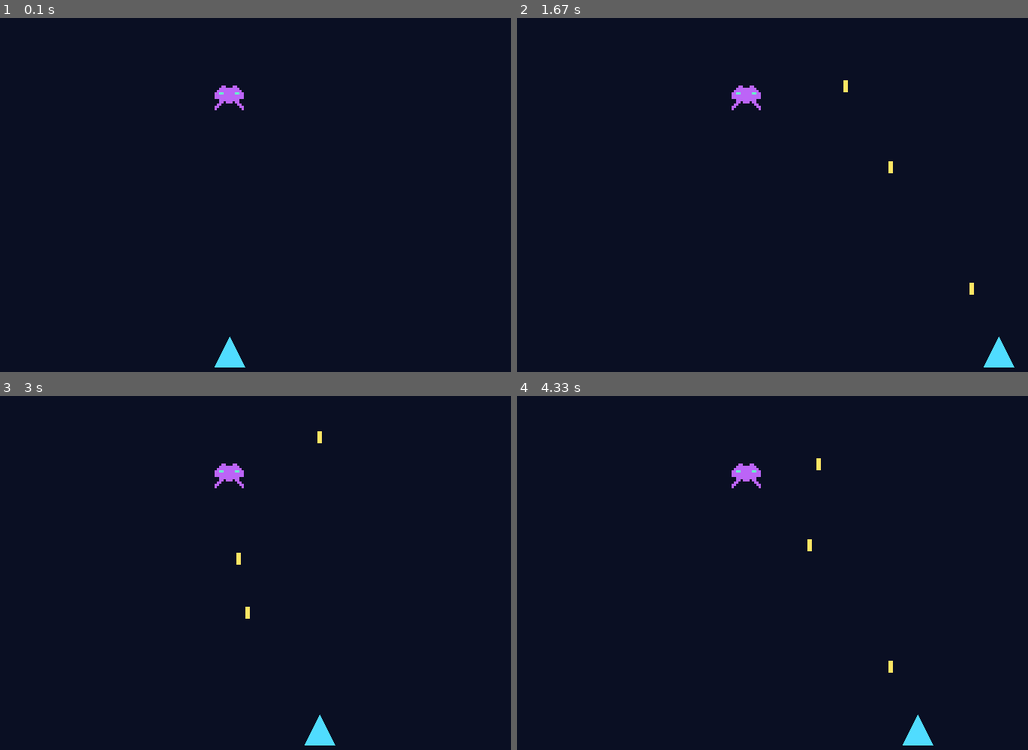
Above: before the commit, frames 1-4 (two rows, left to right).
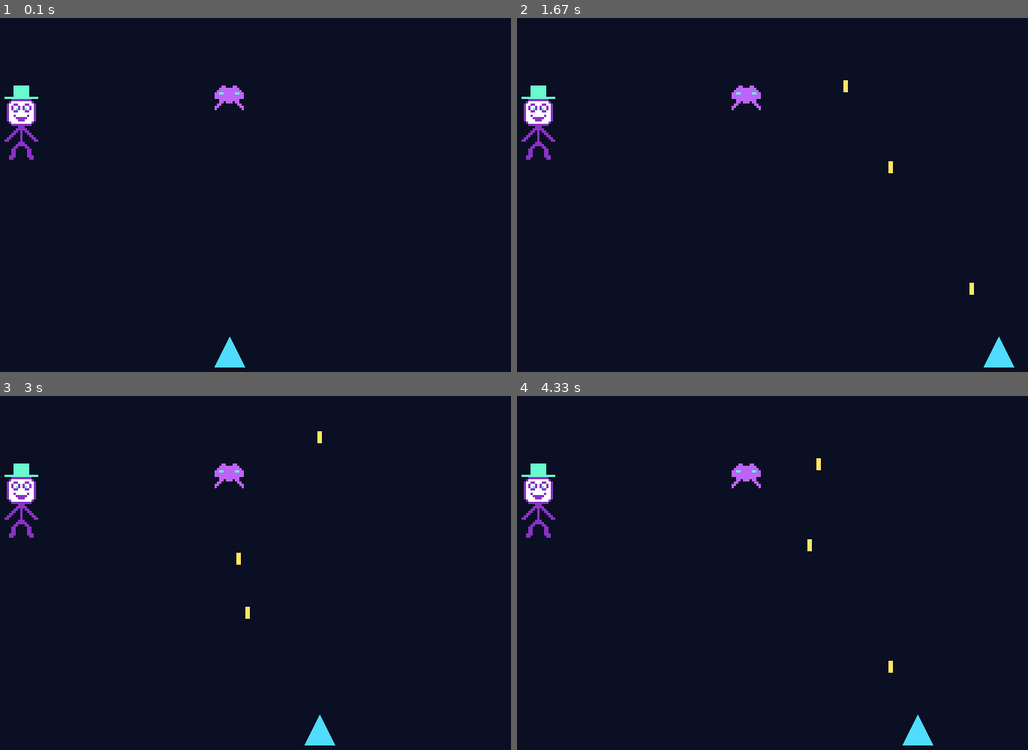
Above: after the commit, the same moments.

Repository: JoaFL/aula-python-pygame
Game: pygame game, started from outubro/10.py
Same seed, same stepped clock (60 frames per second), same inputs: the game is played once before the commit and once after it.
Inputs:
- Up to frame 1 (0.1 s): no input
- Up to frame 2 (1.67 s): tap Space at 0.33, 0.73, 1.03, 1.23, 1.53 s; hold Right 0.67-1.13 s; hold Right 1.17-1.63 s
- Up to frame 3 (3 s): hold Left 1.67-2.2 s; tap Space at 1.73, 2.03, 2.3, 2.6, 2.73 s; hold Left 2.23-2.63 s; hold Right from 2.67 s (still down)
- Up to frame 4 (4.33 s): tap Space at 3.03, 3.4, 3.7, 3.9, 4.2 s; release Right at 3.3 s; hold Left 3.33-3.8 s; hold Right 3.83-4.3 s

The runs differ from the first frame. In frame 1, 0.7% of the frame differs, in the area x 0-8%, y 19-41%; in frame 2, 0.7%; in frame 3, 0.7%; in frame 4, 0.7%.

Commit message:
Update 10.py

Diff:
--- a/outubro/10.py
+++ b/outubro/10.py
@@ -13,6 +13,7 @@
 COR_TIRO = (255, 230, 100)
 VELOCIDADE_NAVE = 6
 ROXO = (188, 100, 247)
+ROXO_ESCURO = (188 - 50, 100 - 50, 247 - 50)
 VERDE = (105, 250, 206)
 
 # 2. MATRIZ DE PIXEL ART (0=vazio, 1=corpo, 2=olhos)
@@ -28,6 +29,42 @@
     "0110000000110",
     "1100000000011",
     "1000000000001",
+]
+
+ARTE = [
+    "000033333330000",
+    "000033333330000",
+    "000033333330000",
+    "000033333330000",
+    "000033333330000",
+    "333333333333333",
+    "000111111111000",
+    "001222222222100",
+    "012211222112210",
+    "012122121221210",
+    "012123121321210",
+    "012211222112210",
+    "012222222222210",
+    "012212222212210",
+    "012221111122210",
+    "012222111222210",
+    "001222222222100",
+    "000111111111000",
+    "000000111000000",
+    "000001111100000",
+    "000011010110000",
+    "000110010011000",
+    "001100010001100",
+    "011000010000110",
+    "110000010000011",
+    "000000111000000",
+    "000001111100000",
+    "000011000110000",
+    "000110000011000",
+    "000110000011000",
+    "000110000011000",
+    "001110000011100",
+    "001100000001100",
 ]
 
 # 9. PREPARAR A JANELA E OBJETOS
@@ -78,6 +115,18 @@
                 pygame.draw.rect(tela, cor, (
                     380 + coluna * 3, 90 + linha * 3, 3, 3
                 ))
+
+    for linha, texto in enumerate(ARTE):
+        for coluna, simbolo in enumerate(texto):
+            if simbolo != "0":
+                cor = ROXO_ESCURO
+                if simbolo == "2":
+                    cor = COR_TEXTO
+                elif simbolo == "3":
+                    cor = VERDE
+                pygame.draw.rect(tela, cor, (
+                    100 + coluna * 3, 90 + linha * 3, 3, 3
+                ))
     for tiro in tiros:
         pygame.draw.rect(tela, COR_TIRO, tiro)
     mensagem = ""
